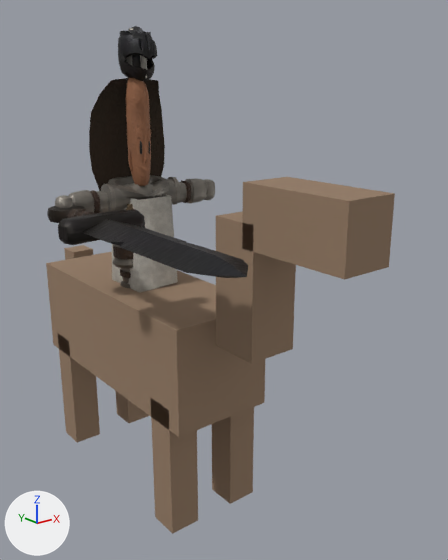
The glTF model csharp/Unciv.Godot/Packs/units/models/unit/Cavalry.glb, before and after one commit.
Before and after are seen from a 50 mm lens placed at (-0.633, -1.051, 0.804), pointed at (0.057, -0.188, 0.459). The lights are fixed; the arrows at lower left show +X, +Y and +Z. The picture after the commit comes second. Where no turn or scale is listed for an object, it has been applied to the vertices. Vertices at exactly the same position are counted once.

The scene before the commit, as lines of its bpy script (objects in view):
```python
ob_1h_sword = bpy.data.objects.new('1H_Sword', me_mesh_1h_sword)
ob_1h_sword.location = (-0.164, -0.087, 0.584)
ob_1h_sword.rotation_euler = (1.571, 0.0, 0.0)  # degrees (90, 0, 0)
ob_1h_sword.scale = (0.3, 0.3, 0.3)
ob_horsemesh = bpy.data.objects.new('HorseMesh', me_horse)
ob_horsemesh.location = (0.0, 0.0, 0.0)
ob_knight_cape = bpy.data.objects.new('Knight_Cape', me_mesh_knight_cape)
ob_knight_cape.location = (0.0, 0.0, 0.816)
ob_knight_helmet = bpy.data.objects.new('Knight_Helmet', me_mesh_knight_helmet)
ob_knight_helmet.location = (0.0, 0.0, 0.819)
ob_warrior = bpy.data.objects.new('Warrior', me_mesh_skinned)
ob_warrior.location = (0.0, 0.0, 0.38)
```
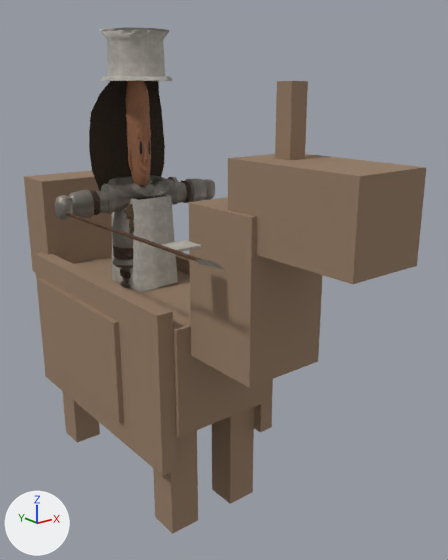
Patch to the scene script:
```diff
--- a/csharp/Unciv.Godot/Packs/units/models/unit/Cavalry.glb.py
+++ b/csharp/Unciv.Godot/Packs/units/models/unit/Cavalry.glb.py
@@ me_horse @@
 # used by ob_horsemesh; location = (0.0, 0.0, 0.0)
-me_horse.from_pydata(...)  # 64 vertices, 96 faces; spans x -0.1..0.1, y -0.56..0.325, z 0.0..0.67
+me_horse.from_pydata(...)  # 136 vertices, 204 faces; spans x -0.14..0.14, y -0.59..0.35, z 0.0..0.81
+# me_horse part 1: a new loose piece, a box spanning x 0.1..0.13, y -0.25..0.25, z 0.15..0.45, in mat_horse (brown #957c65)
+# me_horse part 2: a new loose piece, a box spanning x -0.13..-0.1, y -0.25..0.25, z 0.15..0.45, in mat_horse (brown #957c65)
+# me_horse part 3: a new loose piece, a box spanning x -0.075..0.075, y -0.415..-0.265, z 0.37..0.63, in mat_horse (brown #957c65)
+# me_horse part 4: a new loose piece, a box spanning x -0.065..0.065, y -0.59..-0.35, z 0.575..0.705, in mat_horse (brown #957c65)
+# me_horse part 5: a new loose piece, a box spanning x -0.015..0.015, y -0.425..-0.395, z 0.69..0.81, in mat_horse (brown #957c65)
+# me_horse part 6: a new loose piece, a box spanning x -0.11..0.11, y 0.22..0.32, z 0.39..0.61, in mat_horse (brown #957c65)
+# me_horse part 7: a new loose piece, a box spanning x -0.14..-0.1, y -0.12..0.22, z 0.2..0.4, in mat_horse (brown #957c65)
+# other edits to the shape of me_horse do not show in these pictures
 me_horse.materials.append(mat_horse)
@@ me_mesh_skinned @@
 # used by ob_warrior; location = (0.0, 0.0, 0.38)
-me_mesh_skinned.from_pydata(...)  # 2453 vertices, 4564 faces; spans x -0.178..0.178, y -0.058..0.057, z 0.0..0.524
+me_mesh_skinned.from_pydata(...)  # 2491 vertices, 4640 faces; spans x -0.178..0.178, y -0.067..0.065, z 0.0..0.521
+# me_mesh_skinned part 8: a new loose piece of 82 vertices spanning x -0.066..0.066, y -0.067..0.065, z 0.433..0.521, in mat_teamcolor
+# me_mesh_skinned part 9: the loose piece of 44 vertices spanning x -0.013..0.013, y -0.037..0.035, z 0.428..0.524 is deleted
 me_mesh_skinned.materials.append(mat_bronze)
@@ me_mesh_spear @@
+me_mesh_spear.from_pydata(...)  # 65 vertices, 118 faces; spans x -0.01..0.047, y -0.383..0.097, z -0.003..0.003
+# faces by material slot: [42, 64, 12]
+me_mesh_spear.materials.append(mat_leather)
+me_mesh_spear.materials.append(mat_iron)
+me_mesh_spear.materials.append(mat_teamcolor)
@@ ob_1h_sword @@
-ob_1h_sword = bpy.data.objects.new('1H_Sword', me_mesh_1h_sword)
-ob_1h_sword.location = (-0.164, -0.087, 0.584)
+ob_1h_sword = bpy.data.objects.new('1H_Sword', None)
+ob_1h_sword.location = (-0.164, -0.086, 0.584)
 ob_1h_sword.rotation_euler = (1.571, 0.0, 0.0)  # degrees (90, 0, 0)
-ob_1h_sword.scale = (0.3, 0.3, 0.3)
+ob_1h_sword.scale = (0.268, 0.268, 0.268)
@@ ob_knight_helmet @@
-ob_knight_helmet = bpy.data.objects.new('Knight_Helmet', me_mesh_knight_helmet)
-ob_knight_helmet.location = (0.0, 0.0, 0.819)
@@ ob_spear @@
+ob_spear = bpy.data.objects.new('Spear', me_mesh_spear)
+ob_spear.location = (-0.164, -0.084, 0.584)
```

Pixel boxes [x1, y1, x2, y2] of what changed, in the pictures (448 x 560 px):
'HorseMesh', reshaped (15% wider, 27% taller)
    before: [46, 177, 395, 534]
    after: [24, 81, 426, 534]
'Warrior', reshaped
    before: [55, 28, 215, 293]
    after: [55, 27, 215, 293]
'1H_Sword', no longer drawn
    before: [47, 205, 248, 278]
    faces in mat_iron: [47, 205, 248, 278]
    faces in mat_leather: [68, 209, 94, 218]
'Knight_Helmet', deleted
    before: [118, 26, 158, 81]
'Spear', added
    after: [66, 212, 225, 270]
    faces in mat_leather: [66, 212, 200, 262]
    faces in mat_teamcolor: [162, 240, 202, 252]
    faces in mat_iron: [196, 259, 225, 270]
part 1 of me_horse, added (mostly hidden)
    after: [176, 254, 273, 432]
part 2 of me_horse, added (brown)
    after: [34, 252, 177, 476]
part 3 of me_horse, added (brown)
    after: [188, 197, 323, 388]
part 4 of me_horse, added (brown)
    after: [228, 154, 426, 284]
part 5 of me_horse, added (brown)
    after: [275, 81, 308, 160]
part 6 of me_horse, added (brown)
    after: [24, 170, 112, 272]
part 7 of me_horse, added (brown)
    after: [37, 278, 124, 423]
part 8 of me_mesh_skinned, added
    after: [100, 27, 172, 81]
part 9 of me_mesh_skinned, deleted
    before: [126, 28, 147, 78]
